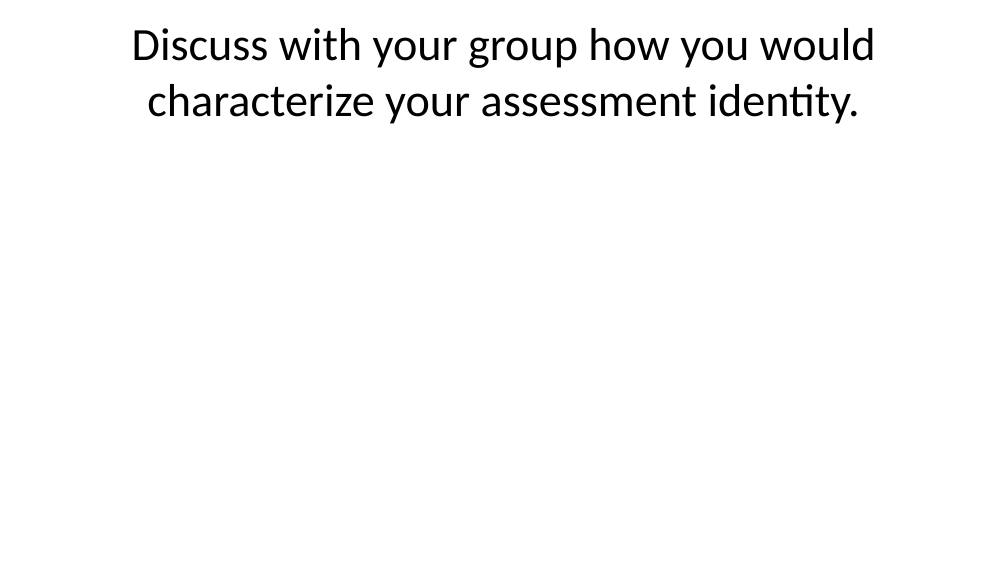
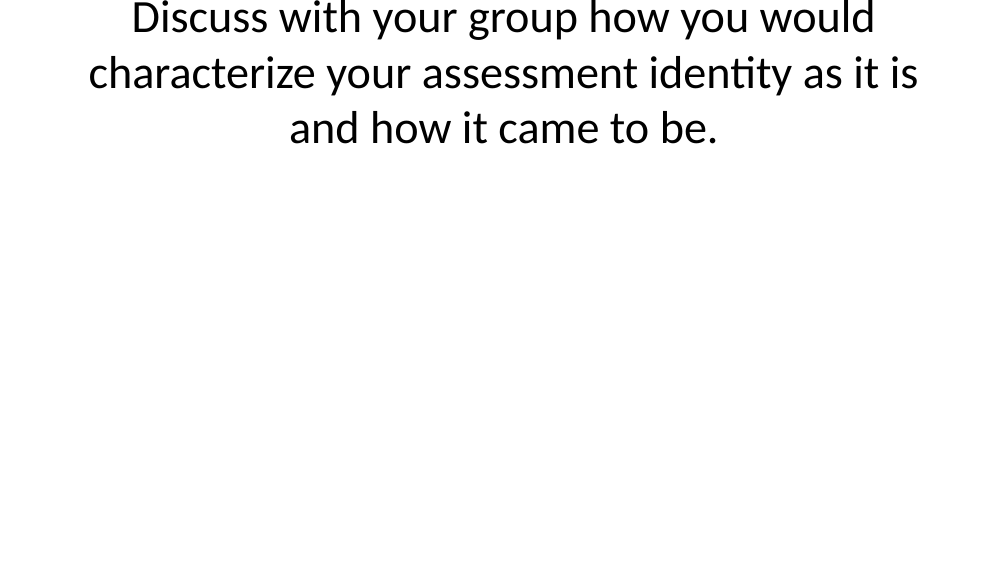
Before and after one commit to cmadland/slides, a slide deck: slide 9 of docs/posts/fpl-assessment/index.pptx (slide 8 before the commit). Drawn at 1008x567 pixels with LibreOffice and Linux fonts; fonts in the diff are those of the drawing. Boxes give left, top, right and bottom in pixels: in the first picture for what was removed or moved away, otherwise in the second. Text is boxed around its words. In the diff, an @@ line names an element or a change of style, - is before the commit and + after.

```diff
--- a/docs/posts/fpl-assessment/index.pptx
+++ b/docs/posts/fpl-assessment/index.pptx
@@ title at (x1=89, y1=0, x2=919, y2=144): text changed @@
-Discuss with your group how you would characterize your assessment identity.
+Discuss with your group how you would characterize your assessment identity as it is and how it came to be.
```
Also in this commit, not shown: 3 other slides changed, 15 slides added, 1 slide removed, 15 other files.
